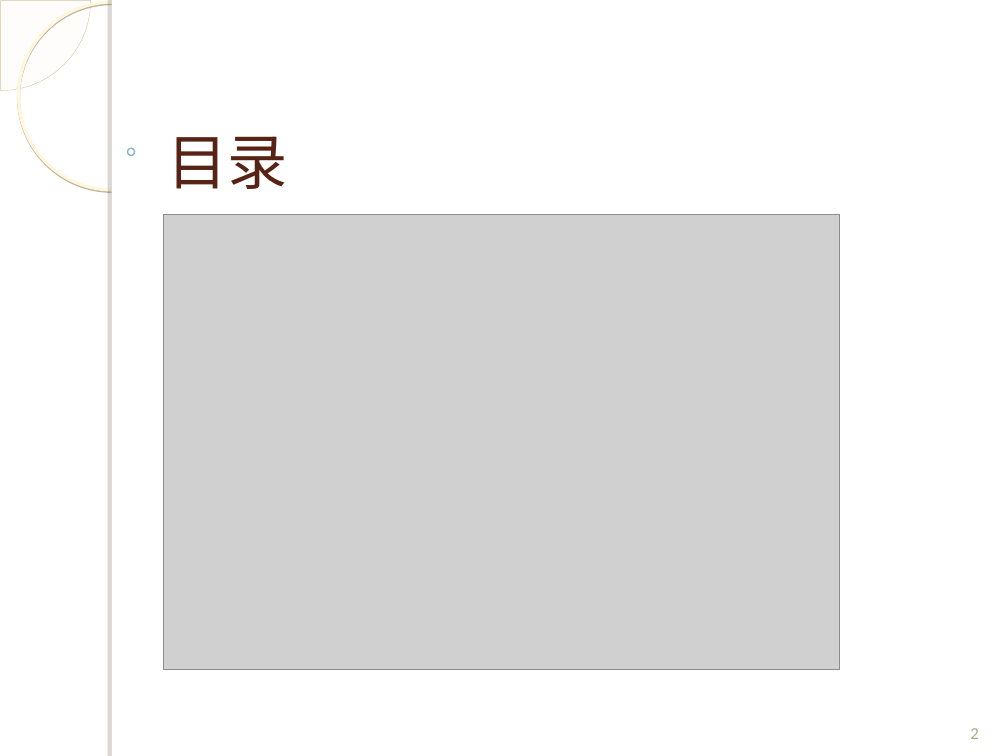
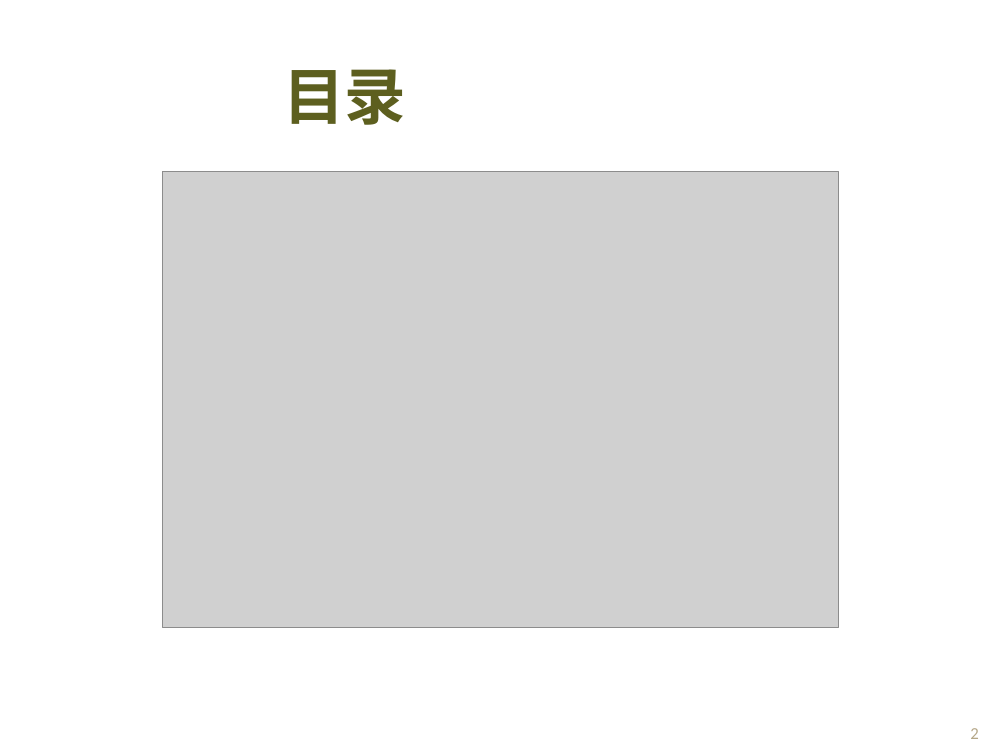
Before and after one commit to Spectrumleeee/Works, a slide deck: slide 2 of document/转正答辩_云平台部_黎光谱.ppt. Drawn at 1008x756 pixels with LibreOffice and Linux fonts; fonts in the diff are those of the drawing; grey boxes stand for pictures; background and template pictures are left out. Boxes give left, top, right and bottom in pixels: in the first picture for what was removed or moved away, otherwise in the second. Text is boxed around its words. In the diff, an @@ line names an element or a change of style, - is before the commit and + after.

```diff
--- a/document/转正答辩_云平台部_黎光谱.ppt
+++ b/document/转正答辩_云平台部_黎光谱.ppt
@@ freeform shape removed at [0,0,90,90] @@
@@ ellipse removed at [18,2,206,190] @@
@@ rectangle removed at [112,0,1008,756] @@
@@ rectangle removed at [112,0,120,756] @@
@@ title "目录": place and size @@
-title "目录" at [168,136,288,189]
+title "目录" at [283,69,406,125]
@@ title "目录" at [283,69,406,125]: size 43 to 44 pt, font Calibri to Montserrat, text colour #572314 to #5D5F1F, bold on; line spacing 1 to 0.9 @@
@@ ellipse removed at [128,148,135,155] @@
@@ picture: place and size @@
-picture at [163,215,840,670]
+picture at [162,171,838,627]
```
Also in this commit, not shown: 12 other slides changed, 1 slide added, 1 slide removed.
